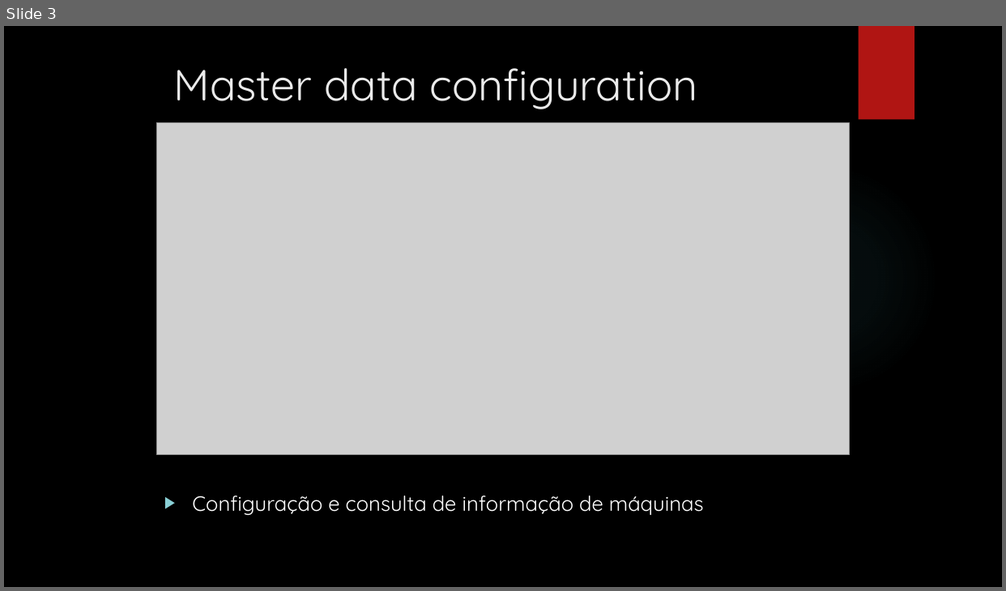
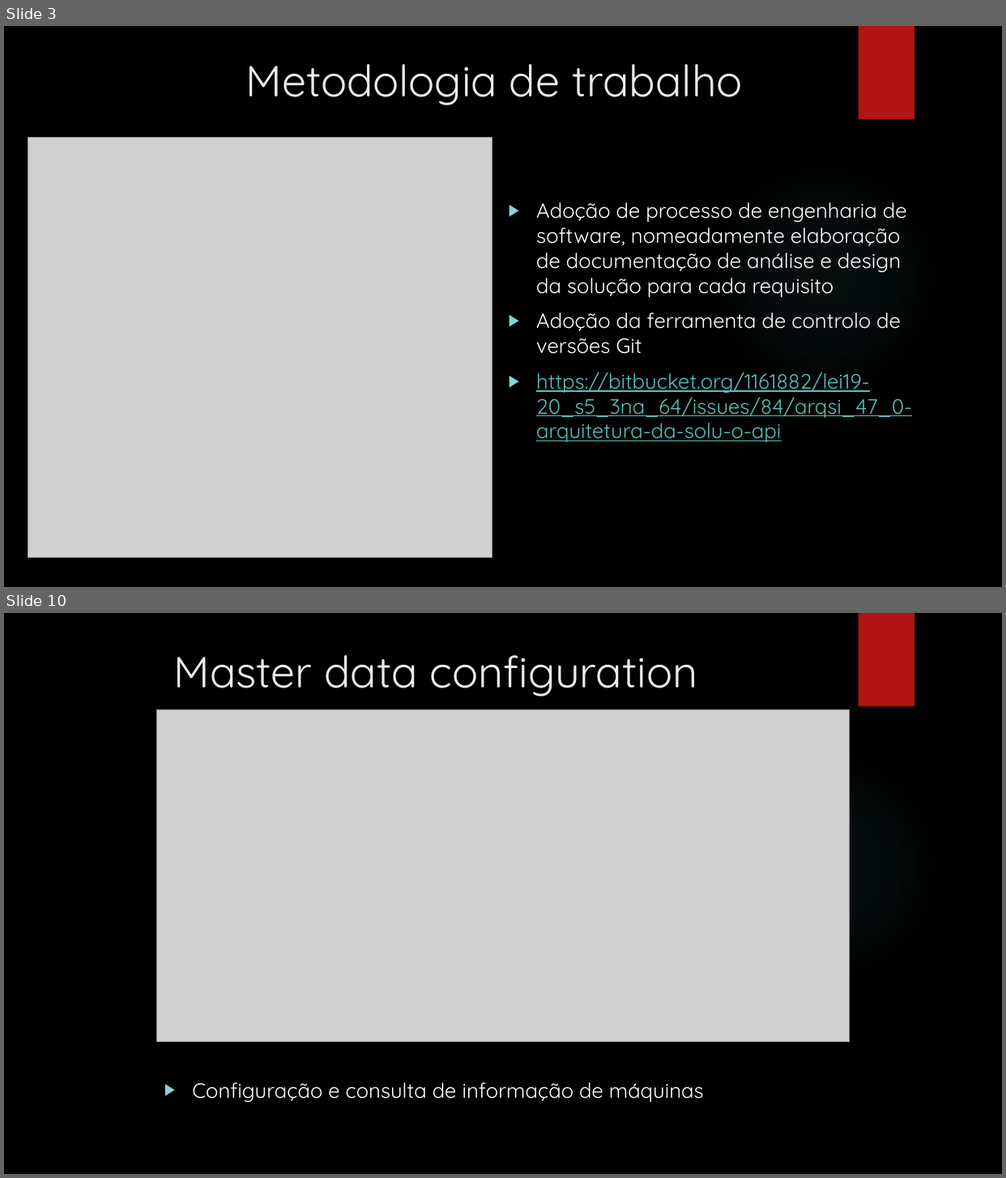
Before and after one commit to MarcoPinheiro21/MyOwnCutlery, a slide deck: Apresentacao_3NA1.pptx. Shown one above the other, each under a label of ours: slide 3 before the commit, slides 3 and 10 after it; the slides between them are not shown. The pictures are 1006x591 and 1006x1178 pixels, drawn with LibreOffice and Linux fonts; fonts in the diff are those of the drawing; grey boxes stand for pictures; background and template pictures are left out. Boxes give left, top, right and bottom in pixels: in the first picture for what was removed or moved away, otherwise in the second. Text is boxed around its words. In the diff, an @@ line names an element or a change of style, - is before the commit and + after.

Commit message:
Finalização do powerpoint de apresentação [resolve issue #136]

```diff
--- a/Apresentacao_3NA1.pptx
+++ b/Apresentacao_3NA1.pptx
@@ slide 3 added at (x1=4, y1=26, x2=1002, y2=587), background picture (left out); not listed: 2 template elements that a slide beside it also shows @@
@@ title added at (x1=246, y1=64, x2=743, y2=105), 42 pt, text #EBEBEB @@
+Metodologia de trabalho
@@ picture added at (x1=28, y1=138, x2=493, y2=557) @@
@@ text added at (x1=536, y1=203, x2=912, y2=442), 20 pt, text #FFFFFF @@
+▶ Adoção de processo de engenharia de software, nomeadamente elaboração de documentação de análise e design da solução para cada requisito
+▶ Adoção da ferramenta de controlo de versões Git
+▶ https://bitbucket.org/1161882/lei19-20_s5_3na_64/issues/84/arqsi_47_0-arquitetura-da-solu-o-api
@@ what was slide 3 is now slide 10 @@
```
Also in this commit, not shown: 9 other slides added, 2 slides removed.
